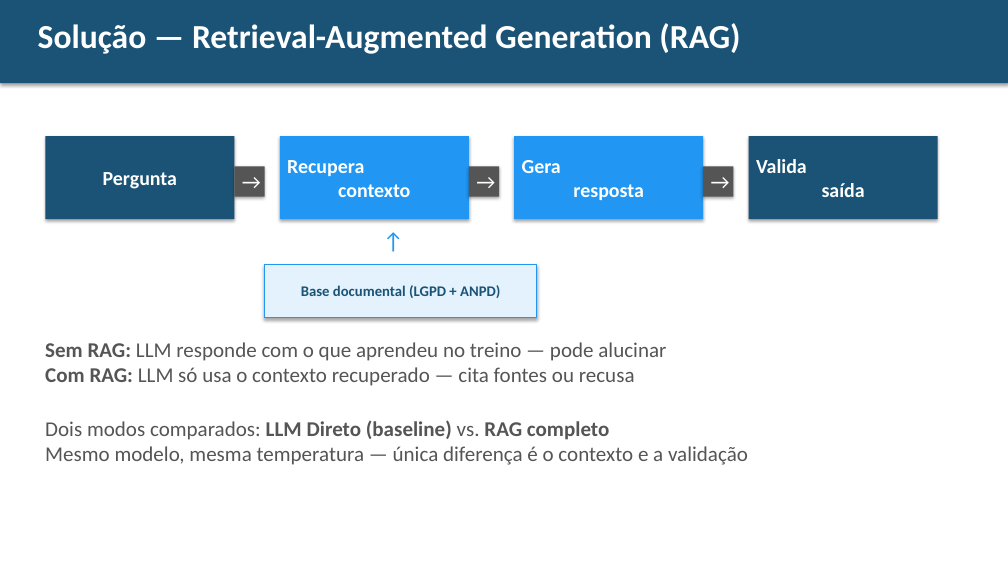
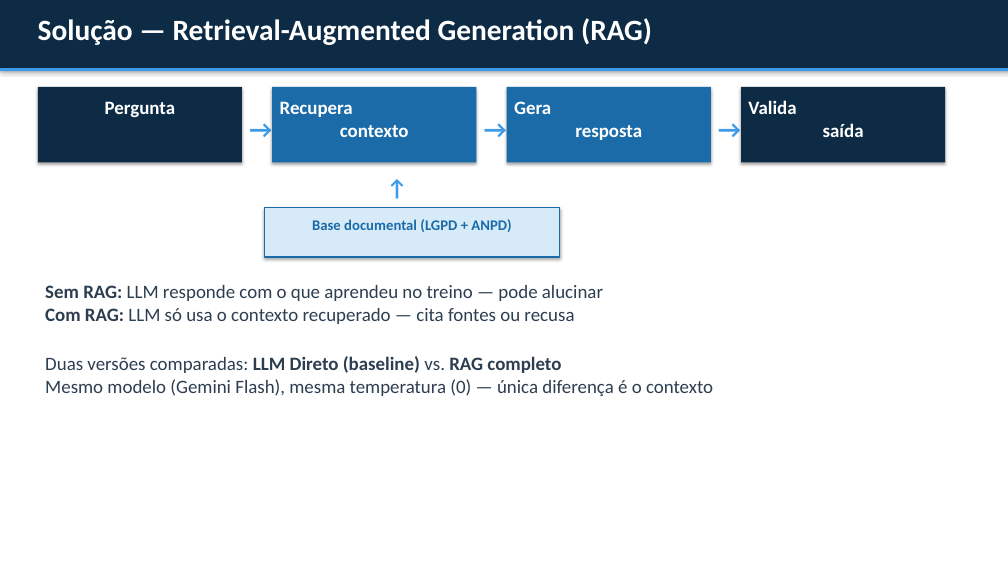
Before and after one commit to kioba0/lgpd-rag-assistant, a slide deck: slide 3 of relatorio/slides_lgpd_rag.pptx. Drawn at 1008x567 pixels with LibreOffice and Linux fonts; fonts in the diff are those of the drawing. Boxes give left, top, right and bottom in pixels: in the first picture for what was removed or moved away, otherwise in the second. Text is boxed around its words. In the diff, an @@ line names an element or a change of style, - is before the commit and + after.

```diff
--- a/relatorio/slides_lgpd_rag.pptx
+++ b/relatorio/slides_lgpd_rag.pptx
@@ rectangle: place and size @@
-rectangle at bbox=[0, 0, 1008, 83]
+rectangle at bbox=[0, 0, 1008, 68]
@@ rectangle at bbox=[0, 0, 1008, 68]: fill #1A5376 to #0D2B45 @@
@@ text "Solução — Retrieval-Augmented Generation (RAG)" at bbox=[38, 18, 652, 45]: size 32 to 28 pt @@
@@ rectangle added at bbox=[0, 68, 1008, 71], fill #3D9BE8 @@
@@ text in rectangle at bbox=[38, 87, 242, 163]: text removed @@
-→
@@ rectangle: place and size @@
-rectangle at bbox=[234, 166, 265, 197]
+rectangle at bbox=[38, 87, 242, 163]
@@ rectangle at bbox=[38, 87, 242, 163]: fill #555555 to #0D2B45 @@
@@ rectangle added at bbox=[272, 87, 476, 163], fill #1A6BA8 @@
@@ rectangle added at bbox=[507, 87, 711, 163], fill #1A6BA8 @@
@@ rectangle added at bbox=[741, 87, 945, 163], fill #0D2B45 @@
@@ text "Pergunta": place and size @@
-text "Pergunta" at bbox=[45, 136, 234, 219]
+text "Pergunta" at bbox=[105, 101, 175, 118]
@@ text "Pergunta" at bbox=[105, 101, 175, 118]: size 19 to 18 pt; vertical alignment middle to top; fill #1A5376 to none; shadow off @@
@@ text added at bbox=[242, 110, 272, 147], 24 pt, text #3D9BE8, bold @@
+→
@@ text "Recupera contexto": place and size @@
-text "Recupera contexto" at bbox=[280, 136, 469, 219]
+text "Recupera contexto" at bbox=[280, 101, 409, 137]
@@ text "Recupera contexto" at bbox=[280, 101, 409, 137]: size 19 to 18 pt; vertical alignment middle to top; fill #2196F3 to none; shadow off @@
@@ text added at bbox=[476, 110, 507, 147], 24 pt, text #3D9BE8, bold @@
+→
@@ text "Gera resposta" at bbox=[514, 101, 642, 140]: size 19 to 18 pt; vertical alignment middle to top; fill #2196F3 to none; shadow off @@
@@ text "Gera resposta": place and size @@
-text "Gera resposta" at bbox=[514, 136, 703, 219]
+text "Gera resposta" at bbox=[514, 101, 642, 140]
@@ text added at bbox=[711, 110, 741, 147], 24 pt, text #3D9BE8, bold @@
+→
@@ text "Valida saída" at bbox=[748, 100, 864, 137]: size 19 to 18 pt; vertical alignment middle to top; fill #1A5376 to none; shadow off @@
@@ text "Valida saída": place and size @@
-text "Valida saída" at bbox=[749, 136, 938, 219]
+text "Valida saída" at bbox=[748, 100, 864, 137]
@@ text "↑": place and size @@
-text "↑" at bbox=[318, 223, 469, 253]
+text "↑" at bbox=[367, 170, 427, 208]
@@ text "↑" at bbox=[367, 170, 427, 208]: text colour #2196F3 to #3D9BE8, bold on @@
@@ rectangle removed at bbox=[469, 166, 499, 197] @@
-→
@@ rectangle removed at bbox=[703, 166, 734, 197] @@
-→
@@ rectangle added at bbox=[265, 208, 560, 257], fill #D6EAF8, outline #1A6BA8 1 pt @@
@@ text "Base documental (LGPD + ANPD)": place and size @@
-text "Base documental (LGPD + ANPD)" at bbox=[265, 265, 537, 318]
+text "Base documental (LGPD + ANPD)" at bbox=[312, 219, 511, 232]
@@ text "Base documental (LGPD + ANPD)" at bbox=[312, 219, 511, 232]: text colour #1A5376 to #1A6BA8; vertical alignment middle to top; fill #E3F2FD to none; outline #2196F3 0.75 pt to none; shadow off @@
@@ text "Sem RAG: LLM responde com ...": place and size @@
-text "Sem RAG: LLM responde com ..." at bbox=[45, 342, 748, 465]
+text "Sem RAG: LLM responde com ..." at bbox=[45, 285, 713, 396]
@@ text at bbox=[45, 285, 603, 324]: size 20 to 18 pt, text colour #555555 to #2C3E50 in "Sem RAG: LLM responde com o que ...", "Com RAG: LLM só usa o contexto ..." @@
@@ text at bbox=[45, 356, 713, 396]: text changed; size 20 to 18 pt; text colour #555555 to #2C3E50 @@
-Dois modos comparados: LLM Direto (baseline) vs. RAG completo
-Mesmo modelo, mesma temperatura — única diferença é o contexto e a validação
+Duas versões comparadas: LLM Direto (baseline) vs. RAG completo
+Mesmo modelo (Gemini Flash), mesma temperatura (0) — única diferença é o contexto
```
Also in this commit, not shown: 10 other slides changed, 6 slides added, 5 slides removed, 1 other file.
